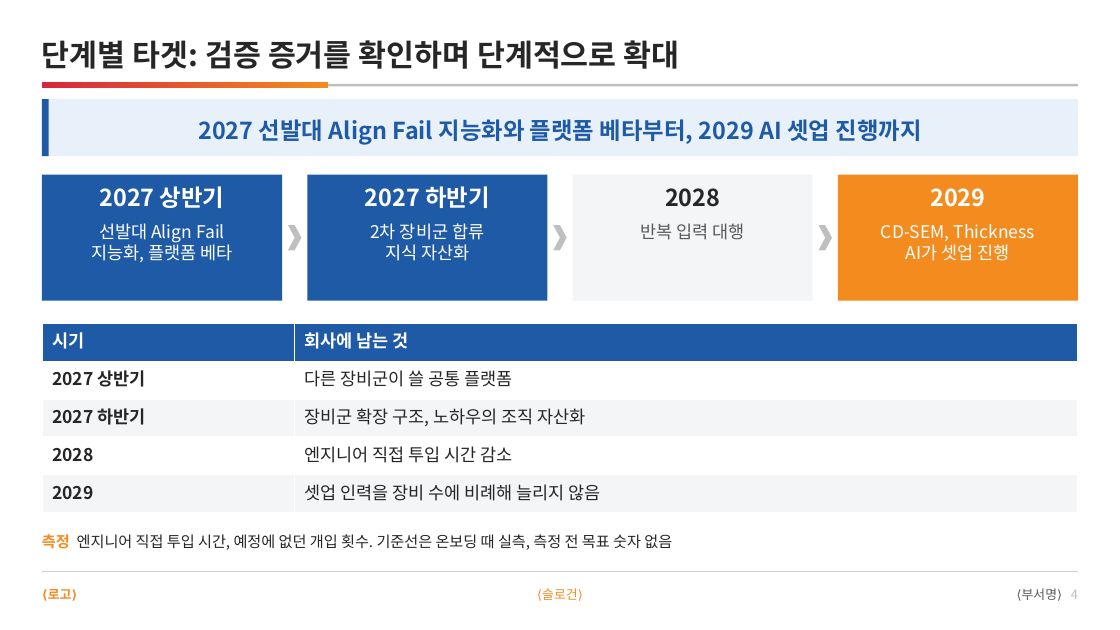
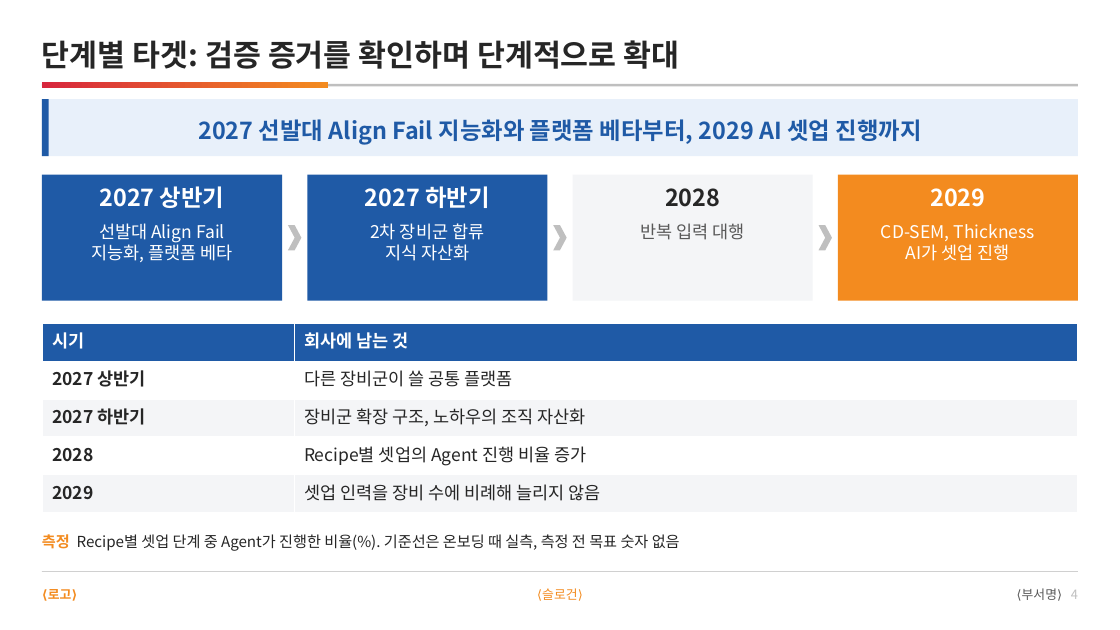
Before and after one commit to DarrenKoi/pm_notes, a slide deck: slide 4 of my-task/arc-tf/deliverables/arc-tf-exec-summary.pptx. Drawn at 1120x630 pixels with LibreOffice and Linux fonts; fonts in the diff are those of the drawing. Boxes give left, top, right and bottom in pixels: in the first picture for what was removed or moved away, otherwise in the second. Text is boxed around its words. In the diff, an @@ line names an element or a change of style, - is before the commit and + after.

```diff
--- a/my-task/arc-tf/deliverables/arc-tf-exec-summary.pptx
+++ b/my-task/arc-tf/deliverables/arc-tf-exec-summary.pptx
@@ table at (42, 323, 1078, 513) @@
-row 4, column 2: 엔지니어 직접 투입 시간 감소
+row 4, column 2: Recipe별 셋업의 Agent 진행 비율 증가
@@ text at (42, 534, 680, 551): text changed @@
-측정 엔지니어 직접 투입 시간, 예정에 없던 개입 횟수. 기준선은 온보딩 때 실측, 측정 전 목표 숫자 없음
+측정 Recipe별 셋업 단계 중 Agent가 진행한 비율(%). 기준선은 온보딩 때 실측, 측정 전 목표 숫자 없음
```
Also in this commit, not shown: 10 other files.
